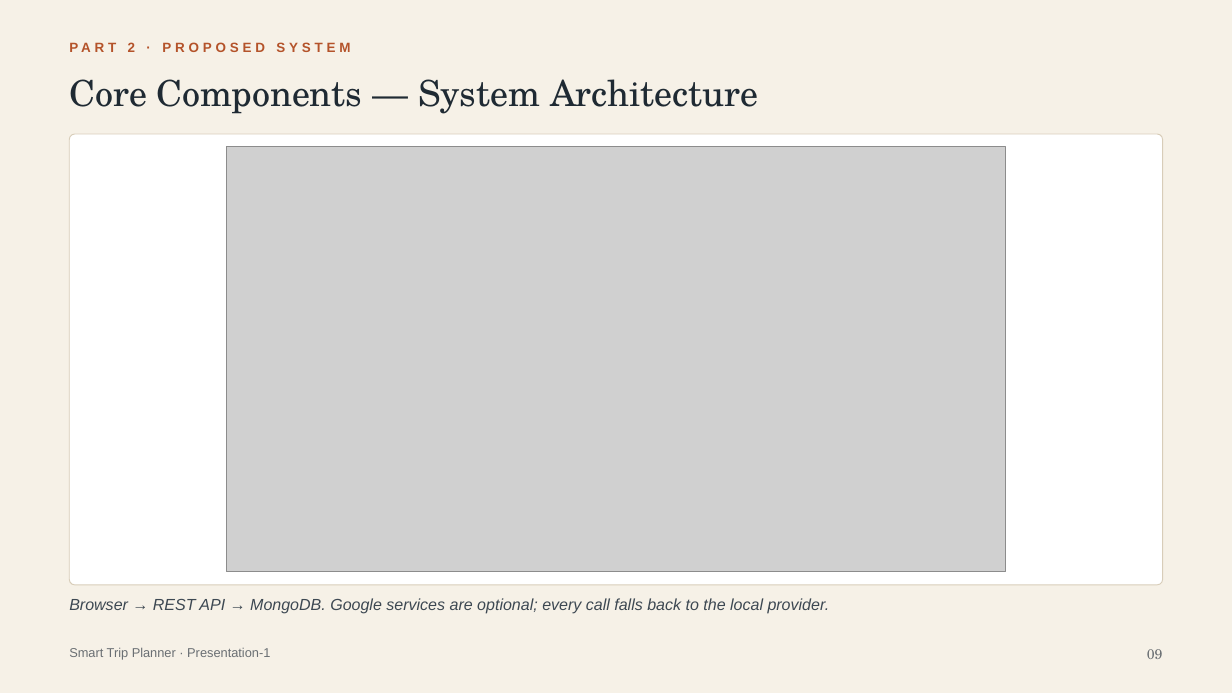
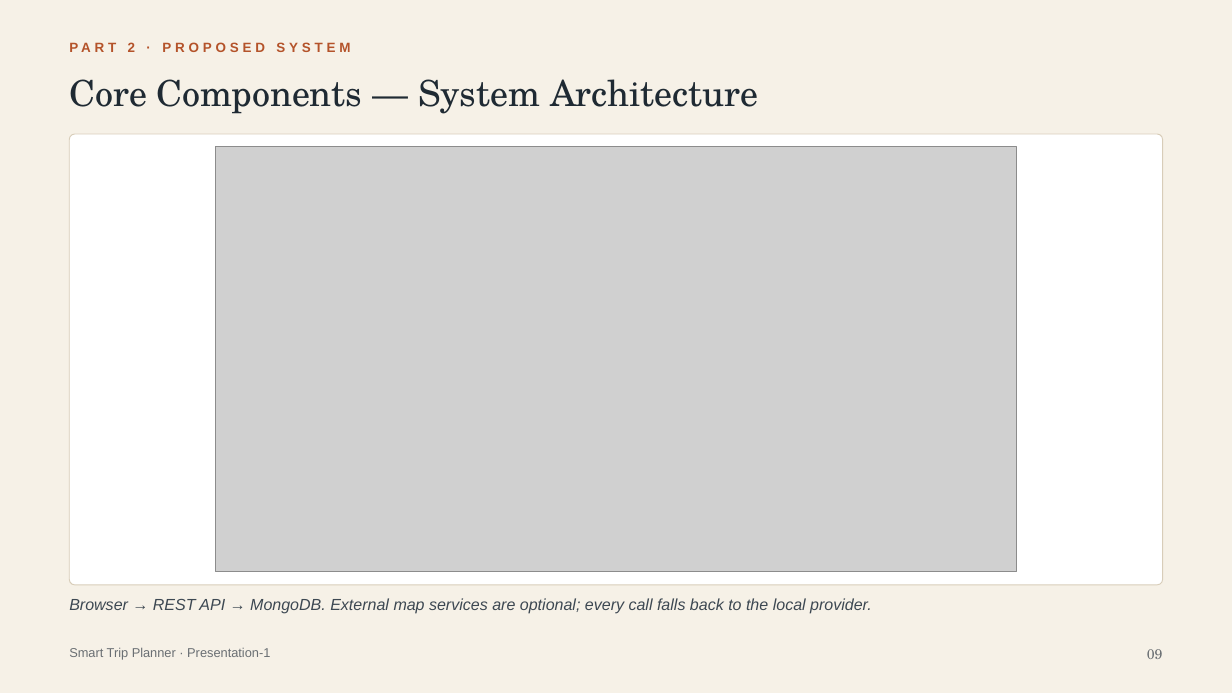
Before and after one commit to krishnakm143/smart-trip-planner, a slide deck: slide 9 of docs/Smart_Trip_Planner_Presentation1.pptx. Drawn at 1232x693 pixels with LibreOffice and Linux fonts; fonts in the diff are those of the drawing; grey boxes stand for pictures. Boxes give left, top, right and bottom in pixels: in the first picture for what was removed or moved away, otherwise in the second. Text is boxed around its words. In the diff, an @@ line names an element or a change of style, - is before the commit and + after.

```diff
--- a/docs/Smart_Trip_Planner_Presentation1.pptx
+++ b/docs/Smart_Trip_Planner_Presentation1.pptx
@@ picture: place and size @@
-picture at <box>226,147,1006,572</box>
+picture at <box>215,147,1018,572</box>
@@ text at <box>69,598,872,614</box>: text changed @@
-Browser → REST API → MongoDB. Google services are optional; every call falls back to the local provider.
+Browser → REST API → MongoDB. External map services are optional; every call falls back to the local provider.
```
Also in this commit, not shown: 12 other slides changed, 24 other files.
